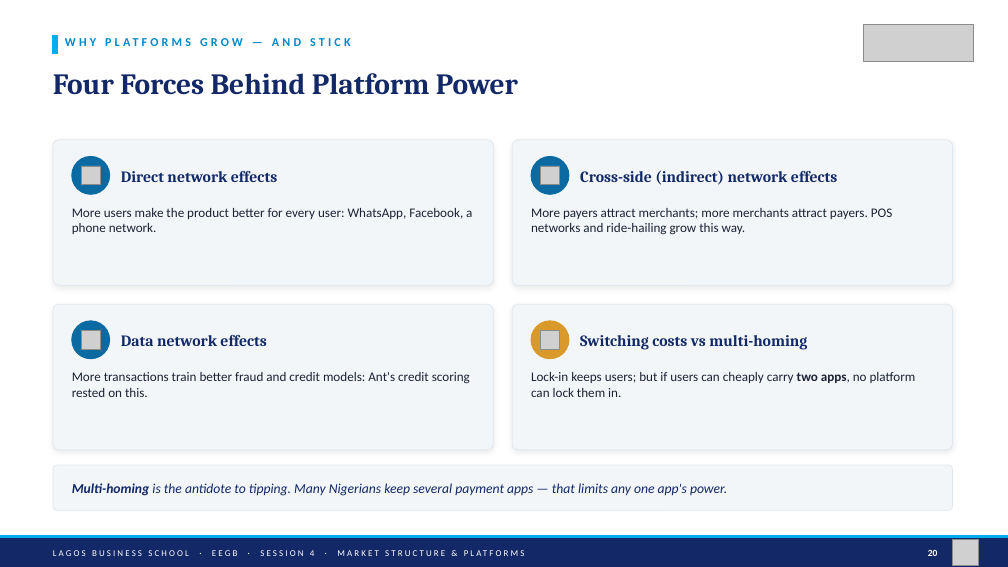
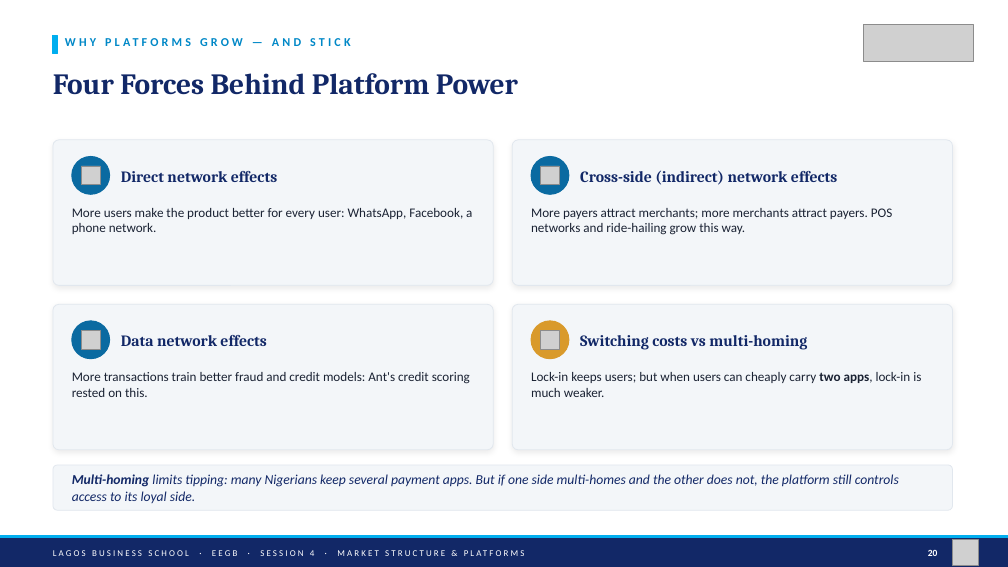
Before and after one commit to adibongo/eegb, a slide deck: slide 20 of sessions/s04/slides/EEGB_S04_Market_Structure_Platforms_Competition_Policy.pptx. Drawn at 1008x567 pixels with LibreOffice and Linux fonts; fonts in the diff are those of the drawing; grey boxes stand for pictures. Boxes give left, top, right and bottom in pixels: in the first picture for what was removed or moved away, otherwise in the second. Text is boxed around its words. In the diff, an @@ line names an element or a change of style, - is before the commit and + after.

```diff
--- a/sessions/s04/slides/EEGB_S04_Market_Structure_Platforms_Competition_Policy.pptx
+++ b/sessions/s04/slides/EEGB_S04_Market_Structure_Platforms_Competition_Policy.pptx
@@ text at [531, 372, 921, 397]: text changed @@
-Lock-in keeps users; but if users can cheaply carry two apps, no platform can lock them in.
+Lock-in keeps users; but when users can cheaply carry two apps, lock-in is much weaker.
@@ text at [72, 474, 899, 503]: text changed @@
-Multi-homing is the antidote to tipping. Many Nigerians keep several payment apps — that limits any one app's power.
+Multi-homing limits tipping: many Nigerians keep several payment apps. But if one side multi-homes and the other does not, the platform still controls access to its loyal side.
```
Also in this commit, not shown: 17 other slides changed, 15 other files.
